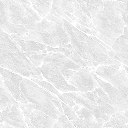
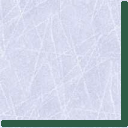
The second (128, 128) image is a revision of the first. Changes to its layers:
removed layer "Layer #1" over (0, 0, 128, 128)
painted on "scorched_earth.png" over (0, 0, 128, 128)
